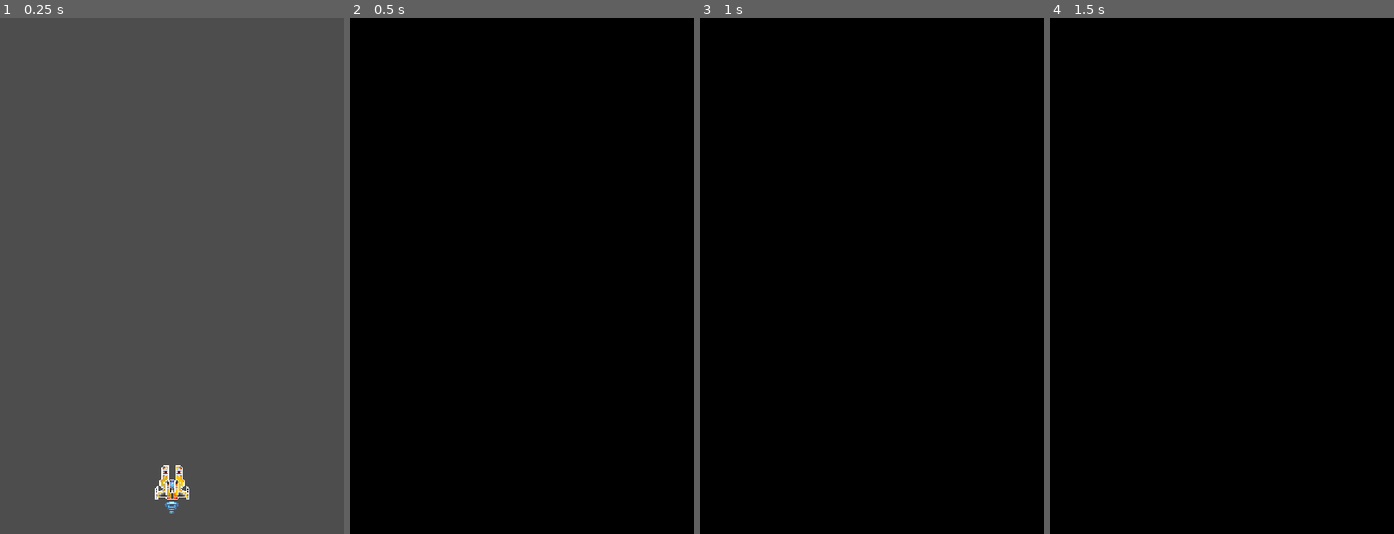
Above: before the commit, frames 1-4 (left to right).
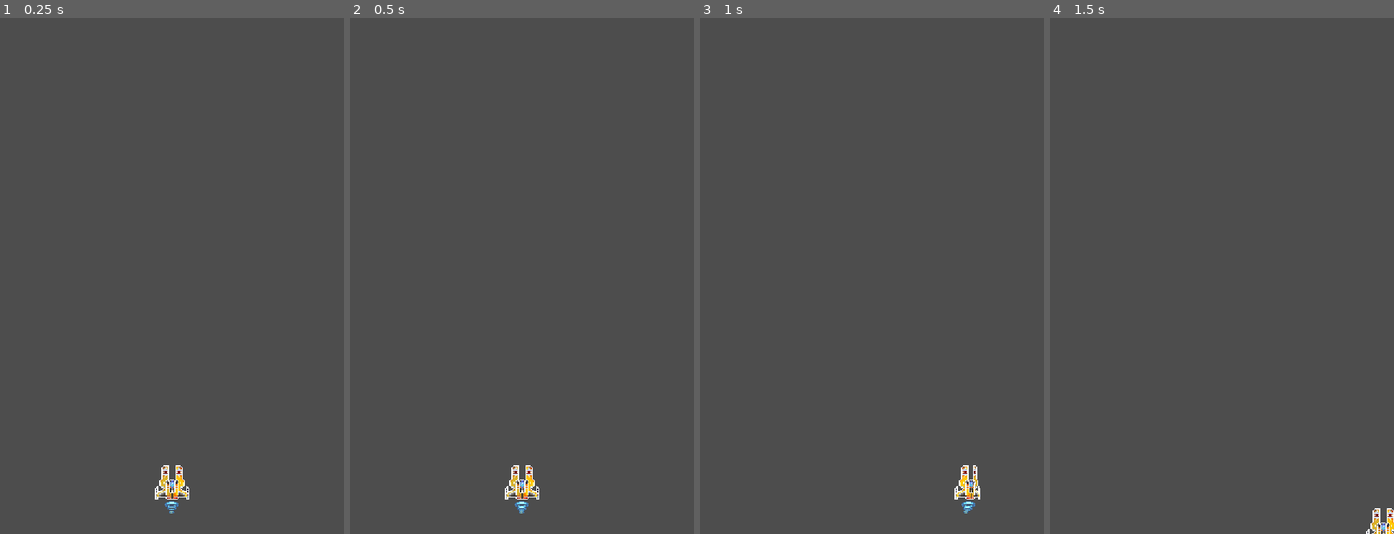
Above: after the commit, the same moments.

Repository: justCallMeJeg/ChaosWingNemesis
Game: Godot game, scene res://src/main.tscn
Same seed, same stepped clock (60 frames per second), same inputs: the game is played once before the commit and once after it.
Inputs:
- Up to frame 1 (0.25 s): no input
- Up to frame 2 (0.5 s): no input
- Up to frame 3 (1 s): hold Right (ui_right) from 0.53 s (still down)
- Up to frame 4 (1.5 s): release Right (ui_right) at 1.28 s; hold Down (ui_down) from 1.28 s (still down)

Frame 1 is identical in both runs. In frame 2, 100% of the frame differs, in the area x 0-100%, y 0-100%; in frame 3, 100%; in frame 4, 100%.

Commit message:
SpaceshipTypes

Diff:
--- /dev/null
+++ b/src/Scenes/ShipTypes/Constructor.tscn
@@ -0,0 +1,53 @@
+[gd_scene load_steps=7 format=3 uid="uid://c0xmpg4go2vyl"]
+
+[ext_resource type="PackedScene" uid="uid://c8rp2pvakxqyu" path="res://src/Scenes/ShipTypes/BaseShip.tscn" id="1_qes1a"]
+[ext_resource type="Texture2D" uid="uid://staskvsqd4hs" path="res://src/Assets/Player/Ships/CONSTRUCTOR_SHIP_SPRITE.png" id="2_vali0"]
+
+[sub_resource type="AtlasTexture" id="AtlasTexture_blrhh"]
+atlas = ExtResource("2_vali0")
+region = Rect2(0, 0, 32, 32)
+
+[sub_resource type="AtlasTexture" id="AtlasTexture_dtygc"]
+atlas = ExtResource("2_vali0")
+region = Rect2(64, 0, 32, 32)
+
+[sub_resource type="AtlasTexture" id="AtlasTexture_4jkj1"]
+atlas = ExtResource("2_vali0")
+region = Rect2(32, 0, 32, 32)
+
+[sub_resource type="SpriteFrames" id="SpriteFrames_2wct7"]
+animations = [{
+"frames": [{
+"duration": 1.0,
+"texture": SubResource("AtlasTexture_blrhh")
+}],
+"loop": true,
+"name": &"bank_left",
+"speed": 5.0
+}, {
+"frames": [{
+"duration": 1.0,
+"texture": SubResource("AtlasTexture_dtygc")
+}],
+"loop": true,
+"name": &"bank_right",
+"speed": 5.0
+}, {
+"frames": [{
+"duration": 1.0,
+"texture": SubResource("AtlasTexture_4jkj1")
+}],
+"loop": true,
+"name": &"center",
+"speed": 5.0
+}]
+
+[node name="BaseShip" instance=ExtResource("1_qes1a")]
+
+[node name="ShipBody" parent="." index="1"]
+sprite_frames = SubResource("SpriteFrames_2wct7")
+animation = &"center"
+autoplay = "center"
+
+[node name="CollisionPolygon2D" parent="HitboxComponent" index="0"]
+polygon = PackedVector2Array(-1, -4, -1, -8, 1, -8, 1, -4, 3, -4, 3, -3, 4, -3, 4, -1, 5, -1, 5, -3, 7, -3, 7, 0, 8, 0, 8, 3, 6, 3, 3, 3, 3, 6, 2, 6, 2, 7, 1, 7, 1, 8, -1, 8, -1, 7, -2, 7, -2, 6, -3, 6, -3, 3, -8, 3, -8, 0, -7, 0, -7, -3, -5, -3, -5, -1, -4, -1, -4, -3, -3, -3, -3, -4)
--- /dev/null
+++ b/src/Scenes/ShipTypes/Falcon.tscn
@@ -0,0 +1,53 @@
+[gd_scene load_steps=7 format=3 uid="uid://cgcdpq3hv4yi6"]
+
+[ext_resource type="PackedScene" uid="uid://c8rp2pvakxqyu" path="res://src/Scenes/ShipTypes/BaseShip.tscn" id="1_67r12"]
+[ext_resource type="Texture2D" uid="uid://b2jn2gr616d2g" path="res://src/Assets/Player/Ships/FALCON_SHIP_SPRITE.png" id="2_yv856"]
+
+[sub_resource type="AtlasTexture" id="AtlasTexture_6rko1"]
+atlas = ExtResource("2_yv856")
+region = Rect2(0, 0, 32, 32)
+
+[sub_resource type="AtlasTexture" id="AtlasTexture_kxbjq"]
+atlas = ExtResource("2_yv856")
+region = Rect2(64, 0, 32, 32)
+
+[sub_resource type="AtlasTexture" id="AtlasTexture_yn8gi"]
+atlas = ExtResource("2_yv856")
+region = Rect2(32, 0, 32, 32)
+
+[sub_resource type="SpriteFrames" id="SpriteFrames_quasg"]
+animations = [{
+"frames": [{
+"duration": 1.0,
+"texture": SubResource("AtlasTexture_6rko1")
+}],
+"loop": true,
+"name": &"bank_left",
+"speed": 5.0
+}, {
+"frames": [{
+"duration": 1.0,
+"texture": SubResource("AtlasTexture_kxbjq")
+}],
+"loop": true,
+"name": &"bank_right",
+"speed": 5.0
+}, {
+"frames": [{
+"duration": 1.0,
+"texture": SubResource("AtlasTexture_yn8gi")
+}],
+"loop": true,
+"name": &"center",
+"speed": 5.0
+}]
+
+[node name="BaseShip" instance=ExtResource("1_67r12")]
+
+[node name="ShipBody" parent="." index="1"]
+sprite_frames = SubResource("SpriteFrames_quasg")
+animation = &"center"
+autoplay = "center"
+
+[node name="CollisionPolygon2D" parent="HitboxComponent" index="0"]
+polygon = PackedVector2Array(-2, -4, -2, -7, -1, -7, -1, -8, 1, -8, 1, -7, 2, -7, 2, -4, 2, -3, 3, -3, 3, -2, 4, -2, 4, -1, 5, -1, 5, -2, 7, -2, 7, -1, 7, 1, 8, 1, 8, 6, 6, 6, 6, 5, 5, 5, 5, 4, 4, 4, 3, 4, 1, 4, 1, 5, -1, 5, -1, 4, -5, 4, -5, 5, -6, 5, -6, 6, -8, 6, -8, 1, -7, 1, -7, -2, -5, -2, -5, -1, -4, -1, -4, -2, -3, -2, -3, -3, -2, -3)
--- /dev/null
+++ b/src/Scenes/ShipTypes/Havoc.tscn
@@ -0,0 +1,54 @@
+[gd_scene load_steps=7 format=3 uid="uid://dgilgapgt3umn"]
+
+[ext_resource type="PackedScene" uid="uid://c8rp2pvakxqyu" path="res://src/Scenes/ShipTypes/BaseShip.tscn" id="1_2e7yw"]
+[ext_resource type="Texture2D" uid="uid://cak1b0cbm78m3" path="res://src/Assets/Player/Ships/HAVOC_SHIP_SPRITE.png" id="2_hclwa"]
+
+[sub_resource type="AtlasTexture" id="AtlasTexture_glq50"]
+atlas = ExtResource("2_hclwa")
+region = Rect2(0, 0, 32, 32)
+
+[sub_resource type="AtlasTexture" id="AtlasTexture_qwbqp"]
+atlas = ExtResource("2_hclwa")
+region = Rect2(64, 0, 32, 32)
+
+[sub_resource type="AtlasTexture" id="AtlasTexture_qsa3s"]
+atlas = ExtResource("2_hclwa")
+region = Rect2(32, 0, 32, 32)
+
+[sub_resource type="SpriteFrames" id="SpriteFrames_6hp2k"]
+animations = [{
+"frames": [{
+"duration": 1.0,
+"texture": SubResource("AtlasTexture_glq50")
+}],
+"loop": true,
+"name": &"bank_left",
+"speed": 5.0
+}, {
+"frames": [{
+"duration": 1.0,
+"texture": SubResource("AtlasTexture_qwbqp")
+}],
+"loop": true,
+"name": &"bank_right",
+"speed": 5.0
+}, {
+"frames": [{
+"duration": 1.0,
+"texture": SubResource("AtlasTexture_qsa3s")
+}],
+"loop": true,
+"name": &"center",
+"speed": 5.0
+}]
+
+[node name="BaseShip" instance=ExtResource("1_2e7yw")]
+
+[node name="ShipBody" parent="." index="1"]
+sprite_frames = SubResource("SpriteFrames_6hp2k")
+animation = &"center"
+autoplay = "center"
+
+[node name="CollisionPolygon2D" parent="HitboxComponent" index="0"]
+scale = Vector2(1.03772, 1)
+polygon = PackedVector2Array(-1.9273, -3, -1.9273, -6, -0.963651, -6, -0.963651, -8, 0.963651, -8, 0.963651, -6, 1.9273, -6, 1.9273, -3, 6.74556, -3, 6.74556, -1, 7.70921, -1, 7.70921, 1, 6.74556, 1, 6.74556, 2, 5.78191, 2, 5.78191, 1, 4.81826, 1, 4.81826, 2, 3.85461, 2, 1.9273, 2, 1.9273, 5, 2.89095, 5, 2.89095, 6, 4.81826, 6, 4.81826, 7, -4.81826, 7, -4.81826, 6, -2.89095, 6, -2.89095, 5, -1.9273, 5, -1.9273, 2, -4.81826, 2, -4.81826, 1, -5.78191, 1, -5.78191, 2, -6.74556, 2, -6.74556, 1, -7.70921, 1, -7.70921, -1, -6.74556, -1, -6.74556, -3)
--- a/src/Scenes/ShipTypes/Hawkeye.tscn
+++ b/src/Scenes/ShipTypes/Hawkeye.tscn
@@ -44,6 +44,9 @@
 
 [node name="BaseShip" instance=ExtResource("1_uj6ic")]
 
+[node name="ShipFlame" parent="." index="0"]
+animation = &"forwardCenter"
+
 [node name="ShipBody" parent="." index="1"]
 sprite_frames = SubResource("SpriteFrames_abra6")
 animation = &"center"
--- /dev/null
+++ b/src/Scenes/ShipTypes/Juggernaut.tscn
@@ -0,0 +1,57 @@
+[gd_scene load_steps=7 format=3 uid="uid://4t2w033ehfi6"]
+
+[ext_resource type="PackedScene" uid="uid://c8rp2pvakxqyu" path="res://src/Scenes/ShipTypes/BaseShip.tscn" id="1_6v8jn"]
+[ext_resource type="Texture2D" uid="uid://mop5gpi2ngdj" path="res://src/Assets/Player/Ships/JUGGERNAUT_SHIP_SPRITE.png" id="2_pobwn"]
+
+[sub_resource type="AtlasTexture" id="AtlasTexture_kovuy"]
+atlas = ExtResource("2_pobwn")
+region = Rect2(0, 0, 32, 32)
+
+[sub_resource type="AtlasTexture" id="AtlasTexture_pbhso"]
+atlas = ExtResource("2_pobwn")
+region = Rect2(64, 0, 32, 32)
+
+[sub_resource type="AtlasTexture" id="AtlasTexture_44ngw"]
+atlas = ExtResource("2_pobwn")
+region = Rect2(32, 0, 32, 32)
+
+[sub_resource type="SpriteFrames" id="SpriteFrames_b3ua8"]
+animations = [{
+"frames": [{
+"duration": 1.0,
+"texture": SubResource("AtlasTexture_kovuy")
+}],
+"loop": true,
+"name": &"bank_left",
+"speed": 5.0
+}, {
+"frames": [{
+"duration": 1.0,
+"texture": SubResource("AtlasTexture_pbhso")
+}],
+"loop": true,
+"name": &"bank_right",
+"speed": 5.0
+}, {
+"frames": [{
+"duration": 1.0,
+"texture": SubResource("AtlasTexture_44ngw")
+}],
+"loop": true,
+"name": &"center",
+"speed": 5.0
+}]
+
+[node name="BaseShip" instance=ExtResource("1_6v8jn")]
+
+[node name="ShipFlame" parent="." index="0"]
+animation = &"forwardCenter"
+
+[node name="ShipBody" parent="." index="1"]
+sprite_frames = SubResource("SpriteFrames_b3ua8")
+animation = &"center"
+autoplay = "center"
+
+[node name="CollisionPolygon2D" parent="HitboxComponent" index="0"]
+position = Vector2(-1, 0)
+polygon = PackedVector2Array(0, -8, 0, -8, 2, -8, 3, -8, 3, -5, 3, -3, 4, -3, 4, -2, 3, -2, 3, 0, 5, 0, 5, 1, 7, 1, 7, -1, 8, -1, 8, 1, 9, 1, 9, 5, 6, 5, 6, 4, 4, 4, 4, 7, -2, 7, -2, 4, -4, 4, -4, 5, -7, 5, -7, 1, -6, 1, -6, -1, -5, -1, -5, 1, -3, 1, -3, 0, -2, 0, -1, 0, -1, -2, -2, -2, -2, -3, -1, -3, -1, -8)
--- /dev/null
+++ b/src/Scenes/ShipTypes/Machinist.tscn
@@ -0,0 +1,53 @@
+[gd_scene load_steps=7 format=3 uid="uid://p80rky1sroe5"]
+
+[ext_resource type="PackedScene" uid="uid://c8rp2pvakxqyu" path="res://src/Scenes/ShipTypes/BaseShip.tscn" id="1_aedwk"]
+[ext_resource type="Texture2D" uid="uid://cjql3dtmfyayn" path="res://src/Assets/Player/Ships/MACHINIST_SHIP_SPRITE.png" id="2_djq40"]
+
+[sub_resource type="AtlasTexture" id="AtlasTexture_gcuk1"]
+atlas = ExtResource("2_djq40")
+region = Rect2(0, 0, 32, 32)
+
+[sub_resource type="AtlasTexture" id="AtlasTexture_360va"]
+atlas = ExtResource("2_djq40")
+region = Rect2(64, 0, 32, 32)
+
+[sub_resource type="AtlasTexture" id="AtlasTexture_7nflf"]
+atlas = ExtResource("2_djq40")
+region = Rect2(32, 0, 32, 32)
+
+[sub_resource type="SpriteFrames" id="SpriteFrames_yhsp4"]
+animations = [{
+"frames": [{
+"duration": 1.0,
+"texture": SubResource("AtlasTexture_gcuk1")
+}],
+"loop": true,
+"name": &"bank_left",
+"speed": 5.0
+}, {
+"frames": [{
+"duration": 1.0,
+"texture": SubResource("AtlasTexture_360va")
+}],
+"loop": true,
+"name": &"bank_right",
+"speed": 5.0
+}, {
+"frames": [{
+"duration": 1.0,
+"texture": SubResource("AtlasTexture_7nflf")
+}],
+"loop": true,
+"name": &"center",
+"speed": 5.0
+}]
+
+[node name="BaseShip" instance=ExtResource("1_aedwk")]
+
+[node name="ShipBody" parent="." index="1"]
+sprite_frames = SubResource("SpriteFrames_yhsp4")
+animation = &"center"
+autoplay = "center"
+
+[node name="CollisionPolygon2D" parent="HitboxComponent" index="0"]
+polygon = PackedVector2Array(-5, -8, -2, -8, -2, -5, 2, -5, 2, -8, 5, -8, 5, 1, 5, 6, 2, 6, 1, 6, 1, 8, -1, 8, -1, 6, -5, 6)
--- /dev/null
+++ b/src/Scenes/ShipTypes/Phantom.tscn
@@ -0,0 +1,53 @@
+[gd_scene load_steps=7 format=3 uid="uid://bedwkfcverj5n"]
+
+[ext_resource type="PackedScene" uid="uid://c8rp2pvakxqyu" path="res://src/Scenes/ShipTypes/BaseShip.tscn" id="1_nhe6b"]
+[ext_resource type="Texture2D" uid="uid://cb65cacwttkn4" path="res://src/Assets/Player/Ships/PHANTOM_SHIP_SPRITE.png" id="2_sydmj"]
+
+[sub_resource type="AtlasTexture" id="AtlasTexture_0e1s8"]
+atlas = ExtResource("2_sydmj")
+region = Rect2(0, 0, 32, 32)
+
+[sub_resource type="AtlasTexture" id="AtlasTexture_8c087"]
+atlas = ExtResource("2_sydmj")
+region = Rect2(64, 0, 32, 32)
+
+[sub_resource type="AtlasTexture" id="AtlasTexture_4hinb"]
+atlas = ExtResource("2_sydmj")
+region = Rect2(32, 0, 32, 32)
+
+[sub_resource type="SpriteFrames" id="SpriteFrames_uwnls"]
+animations = [{
+"frames": [{
+"duration": 1.0,
+"texture": SubResource("AtlasTexture_0e1s8")
+}],
+"loop": true,
+"name": &"bank_left",
+"speed": 5.0
+}, {
+"frames": [{
+"duration": 1.0,
+"texture": SubResource("AtlasTexture_8c087")
+}],
+"loop": true,
+"name": &"bank_right",
+"speed": 5.0
+}, {
+"frames": [{
+"duration": 1.0,
+"texture": SubResource("AtlasTexture_4hinb")
+}],
+"loop": true,
+"name": &"center",
+"speed": 5.0
+}]
+
+[node name="BaseShip" instance=ExtResource("1_nhe6b")]
+
+[node name="ShipBody" parent="." index="1"]
+sprite_frames = SubResource("SpriteFrames_uwnls")
+animation = &"center"
+autoplay = "center"
+
+[node name="CollisionPolygon2D" parent="HitboxComponent" index="0"]
+polygon = PackedVector2Array(-6, -2, -6, -7, -4, -7, -4, -2, -2, -2, -1, -2, -1, -6, 1, -6, 1, -2, 4, -2, 4, -7, 6, -7, 6, 0, 8, 0, 8, 3, 2, 3, 2, 5, 4, 5, 4, 6, -4, 6, -4, 5, -2, 5, -2, 3, -8, 3, -8, 0, -6, 0)
--- /dev/null
+++ b/src/Scenes/ShipTypes/Razor.tscn
@@ -0,0 +1,53 @@
+[gd_scene load_steps=7 format=3 uid="uid://b8vqc0op5yvin"]
+
+[ext_resource type="PackedScene" uid="uid://c8rp2pvakxqyu" path="res://src/Scenes/ShipTypes/BaseShip.tscn" id="1_dmkn7"]
+[ext_resource type="Texture2D" uid="uid://drwagfl2ij6ef" path="res://src/Assets/Player/Ships/RAZOR_SHIP_SPRITE.png" id="2_fj3f7"]
+
+[sub_resource type="AtlasTexture" id="AtlasTexture_vihl2"]
+atlas = ExtResource("2_fj3f7")
+region = Rect2(0, 0, 32, 32)
+
+[sub_resource type="AtlasTexture" id="AtlasTexture_nu4vs"]
+atlas = ExtResource("2_fj3f7")
+region = Rect2(64, 0, 32, 32)
+
+[sub_resource type="AtlasTexture" id="AtlasTexture_me716"]
+atlas = ExtResource("2_fj3f7")
+region = Rect2(32, 0, 32, 32)
+
+[sub_resource type="SpriteFrames" id="SpriteFrames_qfd1x"]
+animations = [{
+"frames": [{
+"duration": 1.0,
+"texture": SubResource("AtlasTexture_vihl2")
+}],
+"loop": true,
+"name": &"bank_left",
+"speed": 5.0
+}, {
+"frames": [{
+"duration": 1.0,
+"texture": SubResource("AtlasTexture_nu4vs")
+}],
+"loop": true,
+"name": &"bank_right",
+"speed": 5.0
+}, {
+"frames": [{
+"duration": 1.0,
+"texture": SubResource("AtlasTexture_me716")
+}],
+"loop": true,
+"name": &"center",
+"speed": 5.0
+}]
+
+[node name="BaseShip" instance=ExtResource("1_dmkn7")]
+
+[node name="ShipBody" parent="." index="1"]
+sprite_frames = SubResource("SpriteFrames_qfd1x")
+animation = &"center"
+autoplay = "center"
+
+[node name="CollisionPolygon2D" parent="HitboxComponent" index="0"]
+polygon = PackedVector2Array(-3, -2, -3, -4, -1, -4, -1, -7, 1, -7, 1, -4, 3, -4, 3, -2, 5, -2, 5, -1, 7, -1, 7, 0, 8, 0, 8, 3, 3, 3, 3, 4, 3, 6, -3, 6, -3, 3, -8, 3, -8, 0, -7, 0, -7, -1, -5, -1, -5, -2)
--- a/src/Scripts/Util/SceneTransition.tscn
+++ b/src/Scripts/Util/SceneTransition.tscn
@@ -64,6 +64,7 @@
 }
 
 [node name="SceneTransition" type="CanvasLayer"]
+visible = false
 script = ExtResource("1_dktuu")
 
 [node name="ColorRect" type="ColorRect" parent="."]
